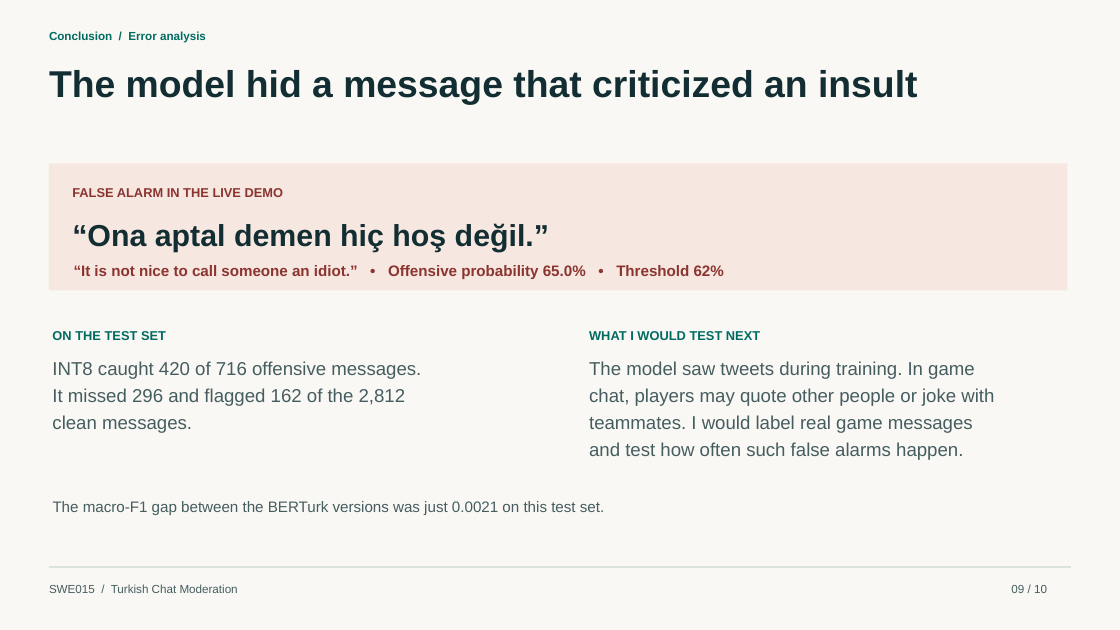
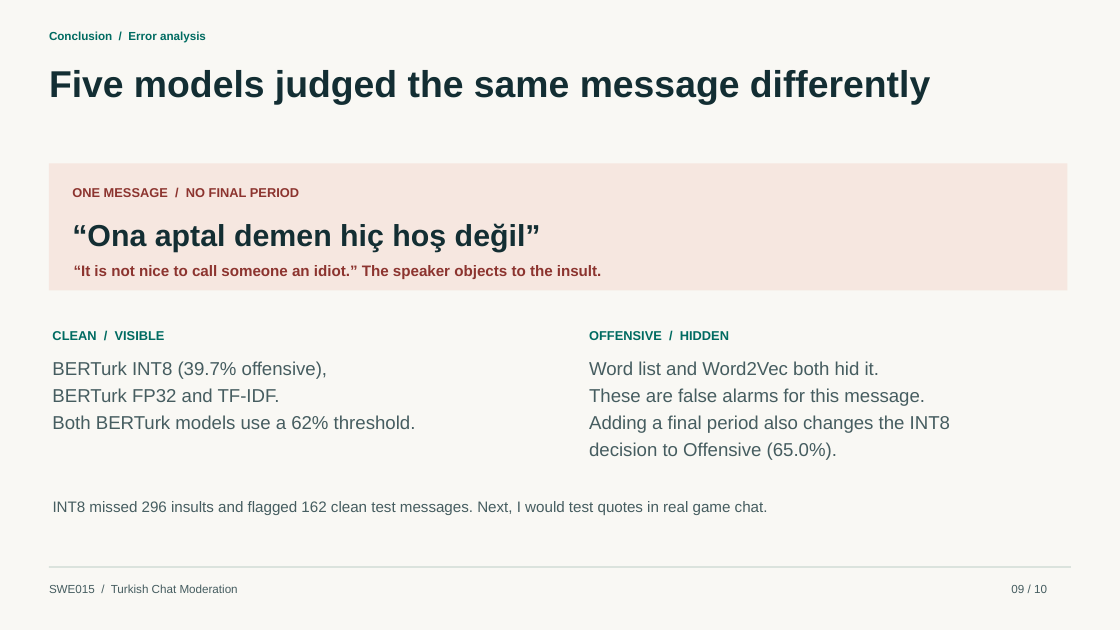
Before and after one commit to MuhammedSaidTosun/swe015-turkce-moderasyon, a slide deck: slide 9 of docs/SWE015_Turkce_Moderasyon_Sunum.pptx. Drawn at 1120x630 pixels with LibreOffice and Linux fonts; fonts in the diff are those of the drawing. Boxes give left, top, right and bottom in pixels: in the first picture for what was removed or moved away, otherwise in the second. Text is boxed around its words. In the diff, an @@ line names an element or a change of style, - is before the commit and + after.

Commit message:
Show the same live input across all five moderation models

```diff
--- a/docs/SWE015_Turkce_Moderasyon_Sunum.pptx
+++ b/docs/SWE015_Turkce_Moderasyon_Sunum.pptx
@@ text at (49, 70, 930, 105): text changed @@
-The model hid a message that criticized an insult
+Five models judged the same message differently
@@ text at (72, 188, 299, 197): text changed @@
-FALSE ALARM IN THE LIVE DEMO
+ONE MESSAGE / NO FINAL PERIOD
@@ text at (72, 223, 541, 252): text changed @@
-“Ona aptal demen hiç hoş değil.”
+“Ona aptal demen hiç hoş değil”
@@ text at (74, 265, 602, 279): text changed @@
-“It is not nice to call someone an idiot.” • Offensive probability 65.0% • Threshold 62%
+“It is not nice to call someone an idiot.” The speaker objects to the insult.
@@ text at (52, 331, 165, 340): text changed @@
-ON THE TEST SET
+CLEAN / VISIBLE
@@ text at (589, 331, 729, 340): text changed @@
-WHAT I WOULD TEST NEXT
+OFFENSIVE / HIDDEN
@@ text at (52, 361, 327, 379): text changed @@
-INT8 caught 420 of 716 offensive messages.
+BERTurk INT8 (39.7% offensive),
@@ text at (52, 388, 280, 402): text changed @@
-It missed 296 and flagged 162 of the 2,812
+BERTurk FP32 and TF-IDF.
@@ text at (589, 361, 879, 375): text changed @@
-The model saw tweets during training. In game
+Word list and Word2Vec both hid it.
@@ text at (589, 388, 925, 406): text changed @@
-chat, players may quote other people or joke with
+These are false alarms for this message.
@@ text at (52, 415, 416, 429): text changed @@
-clean messages.
+Both BERTurk models use a 62% threshold.
@@ text at (589, 415, 950, 433): text changed @@
-teammates. I would label real game messages
+Adding a final period also changes the INT8
@@ text at (589, 442, 837, 460): text changed @@
-and test how often such false alarms happen.
+decision to Offensive (65.0%).
@@ text at (53, 501, 768, 515): text changed @@
-The macro-F1 gap between the BERTurk versions was just 0.0021 on this test set.
+INT8 missed 296 insults and flagged 162 clean test messages. Next, I would test quotes in real game chat.
```
Also in this commit, not shown: 1 other slide changed, 3 other files.
